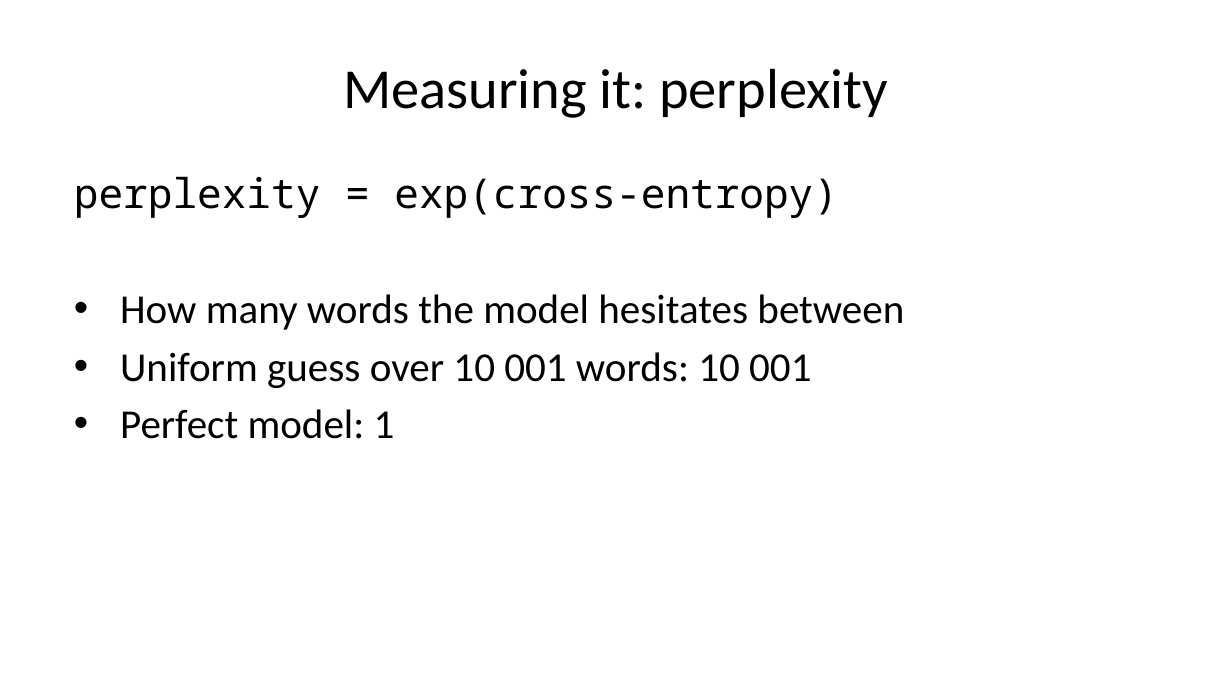
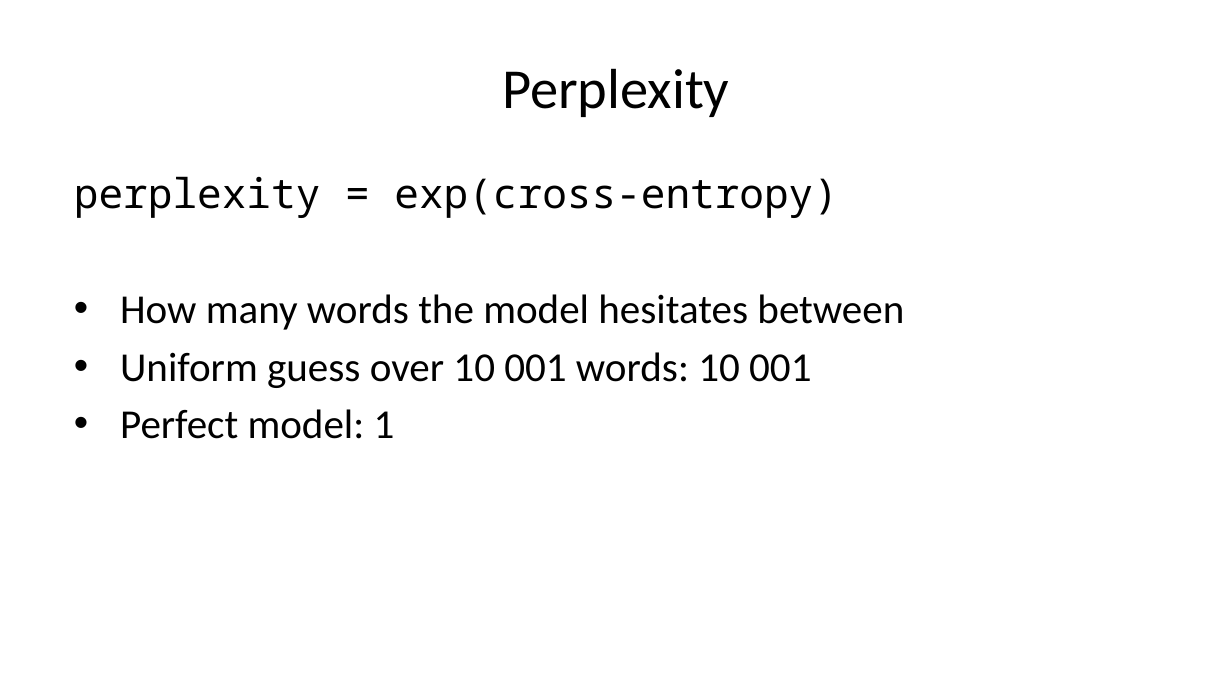
Before and after one commit to pauldubois98/AdcancedTopicsDataScience2026, a slide deck: slide 30 of Course10/slides.pptx (slide 29 before the commit). Drawn at 1232x693 pixels with LibreOffice and Linux fonts; fonts in the diff are those of the drawing. Boxes give left, top, right and bottom in pixels: in the first picture for what was removed or moved away, otherwise in the second. Text is boxed around its words. In the diff, an @@ line names an element or a change of style, - is before the commit and + after.

```diff
--- a/Course10/slides.pptx
+++ b/Course10/slides.pptx
@@ title at [502, 68, 729, 117]: text changed @@
-Measuring it: perplexity
+Perplexity
```
Also in this commit, not shown: 2 other slides changed, 5 slides added, 3 slides removed.
